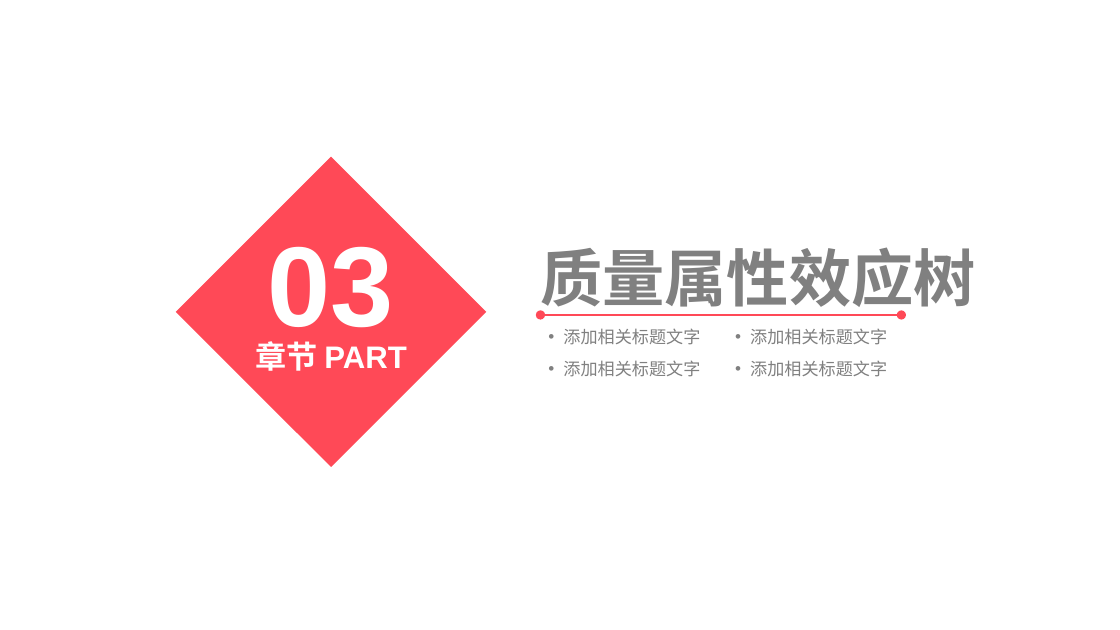
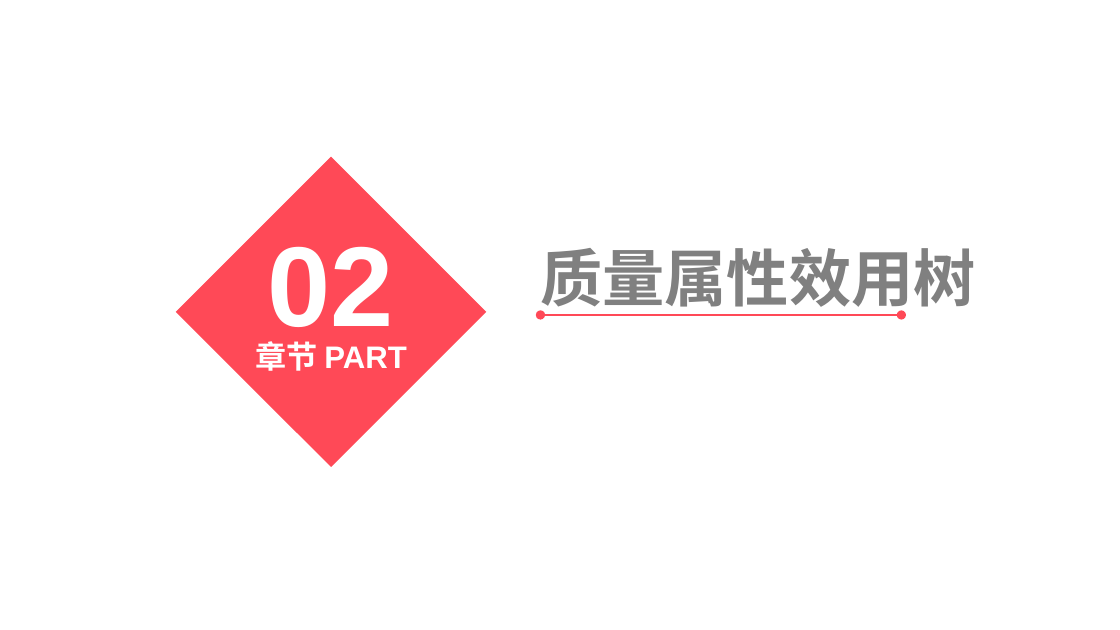
Before and after one commit to Almarduke/ArchitectureBigHomework, a slide deck: slide 5 of PPT/ATAM演示.pptx (slide 9 before the commit). Drawn at 1120x630 pixels with LibreOffice and Linux fonts; fonts in the diff are those of the drawing; background and template pictures are left out. Boxes give left, top, right and bottom in pixels: in the first picture for what was removed or moved away, otherwise in the second. Text is boxed around its words. In the diff, an @@ line names an element or a change of style, - is before the commit and + after.

```diff
--- a/PPT/ATAM演示.pptx
+++ b/PPT/ATAM演示.pptx
@@ text at bbox=[268, 246, 394, 347]: text changed @@
-03
+02
@@ text at bbox=[540, 248, 975, 316]: text changed @@
-质量属性效应树
+质量属性效用树
@@ text removed at bbox=[563, 328, 700, 345] @@
-  • 添加相关标题文字
@@ text removed at bbox=[750, 328, 887, 345] @@
-  • 添加相关标题文字
@@ text removed at bbox=[563, 360, 700, 377] @@
-  • 添加相关标题文字
@@ text removed at bbox=[750, 360, 887, 377] @@
-  • 添加相关标题文字
```
Also in this commit, not shown: 4 other slides changed, 8 slides added, 27 slides removed, 1 other file.
